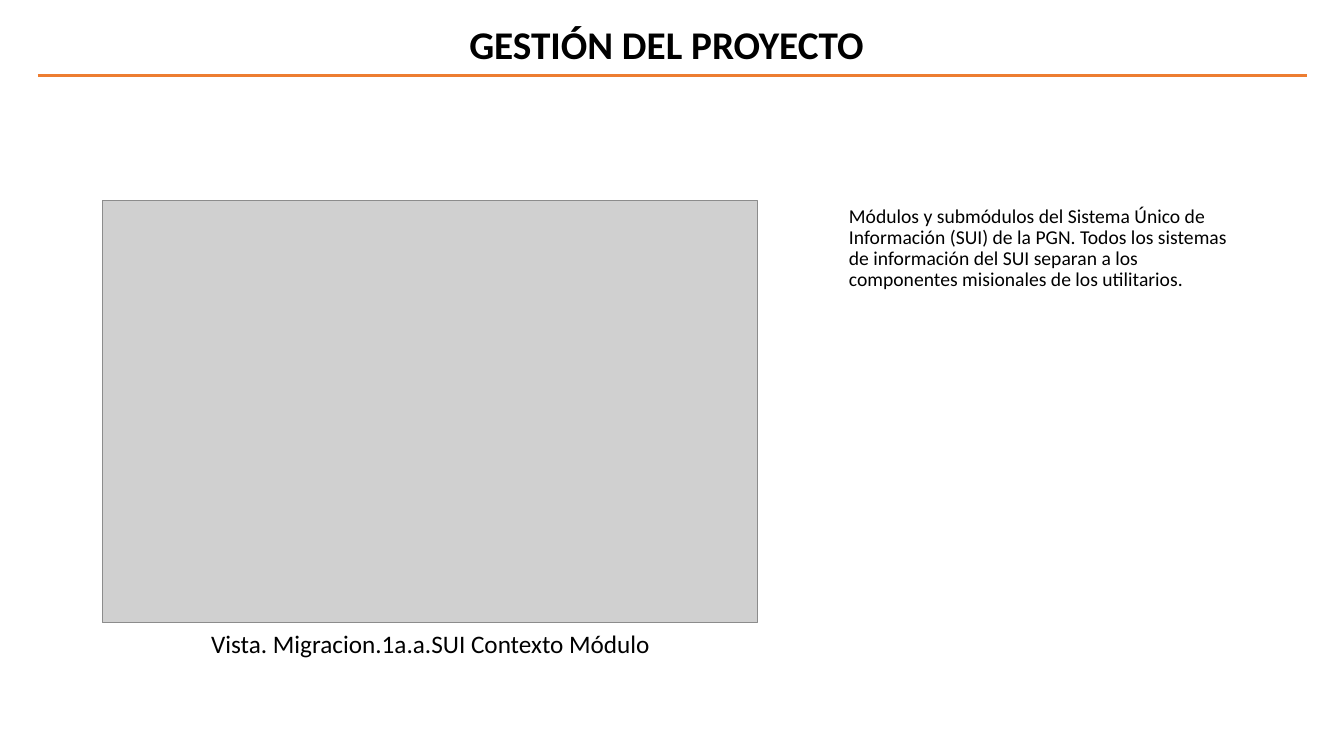
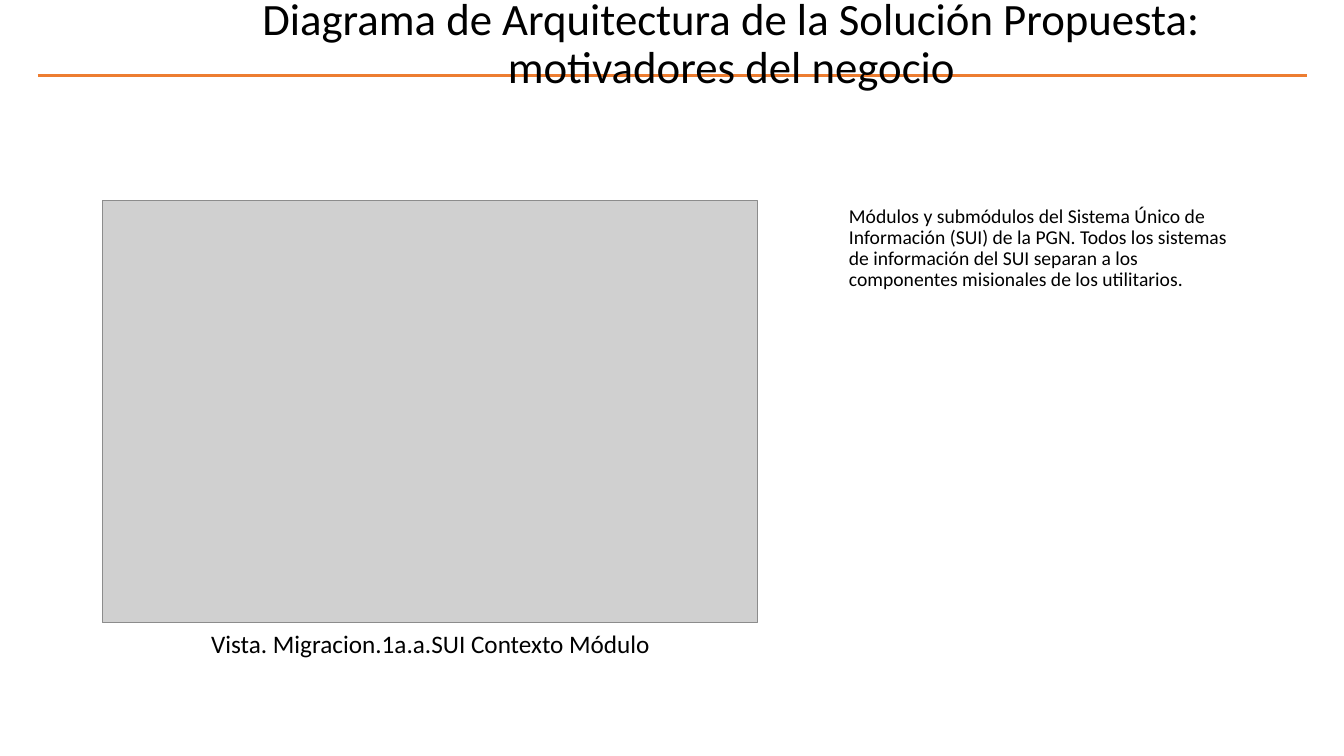
Before and after one commit to hwong23/pgn-078, a slide deck: slide 5 of content/pptxoutpt.pptx. Drawn at 1344x756 pixels with LibreOffice and Linux fonts; fonts in the diff are those of the drawing; grey boxes stand for pictures; background and template pictures are left out. Boxes give left, top, right and bottom in pixels: in the first picture for what was removed or moved away, otherwise in the second. Text is boxed around its words. In the diff, an @@ line names an element or a change of style, - is before the commit and + after.

```diff
--- a/content/pptxoutpt.pptx
+++ b/content/pptxoutpt.pptx
@@ title added at bbox=[262, 4, 1199, 91], 32 pt, text #000000 @@
+Diagrama de Arquitectura de la Solución Propuesta: motivadores del negocio
@@ text removed at bbox=[469, 26, 863, 60] @@
-GESTIÓN DEL PROYECTO
```
Also in this commit, not shown: 11 other slides changed, 2 other files.
